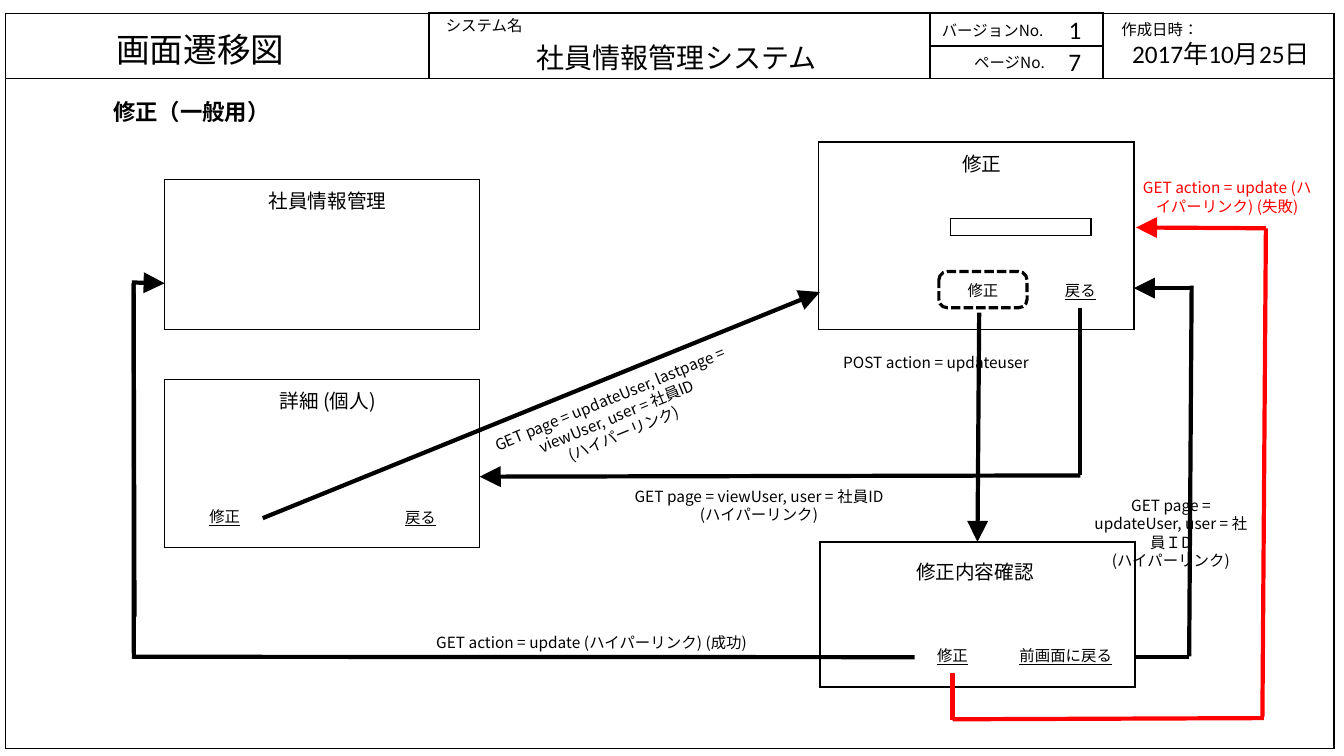
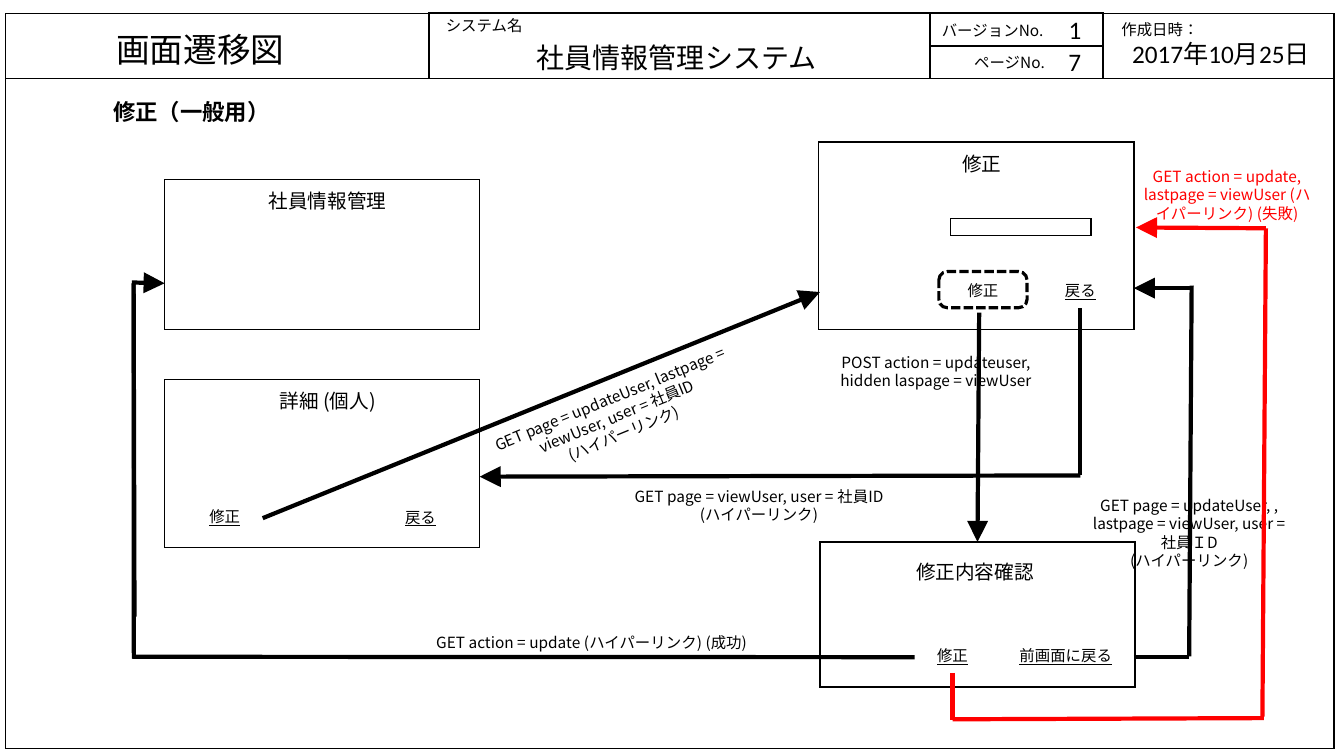
Before and after one commit to java201710/java, a slide deck: slide 7 of 総合演習資料/2.外部設計/画面・状態遷移図_DB.pptx. Drawn at 1344x756 pixels with LibreOffice and Linux fonts; fonts in the diff are those of the drawing. Boxes give left, top, right and bottom in pixels: in the first picture for what was removed or moved away, otherwise in the second. Text is boxed around its words. In the diff, an @@ line names an element or a change of style, - is before the commit and + after.

```diff
--- a/総合演習資料/2.外部設計/画面・状態遷移図_DB.pptx
+++ b/総合演習資料/2.外部設計/画面・状態遷移図_DB.pptx
@@ text at (x1=1144, y1=169, x2=1311, y2=223): text changed @@
-GET action = update (ハイパーリンク) (失敗)
+GET action = update, lastpage = viewUser (ハイパーリンク) (失敗)
@@ text at (x1=840, y1=353, x2=1031, y2=391): text changed @@
-POST action = updateuser
+POST action = updateuser,
+hidden laspage = viewUser
@@ text at (x1=1093, y1=496, x2=1273, y2=553): text changed @@
-GET page = updateUser, user = 社員ＩD
+GET page = updateUser, , lastpage = viewUser, user = 社員ＩD
```
Also in this commit, not shown: 2 other slides changed, 5 slides added, 1 slide removed, 1 other file.
